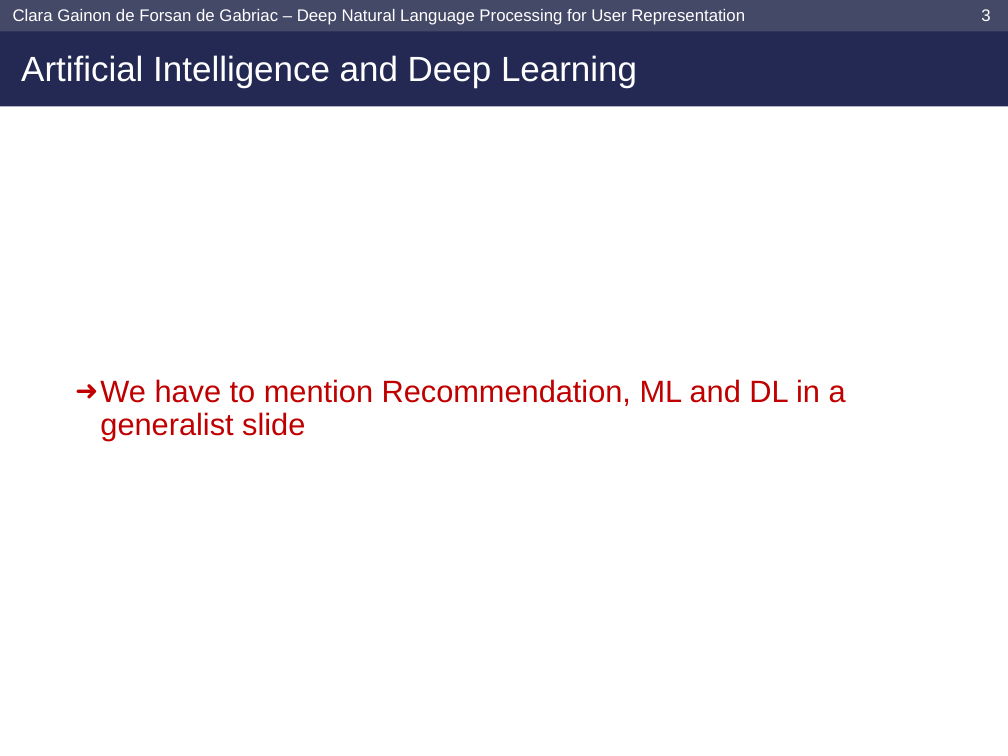
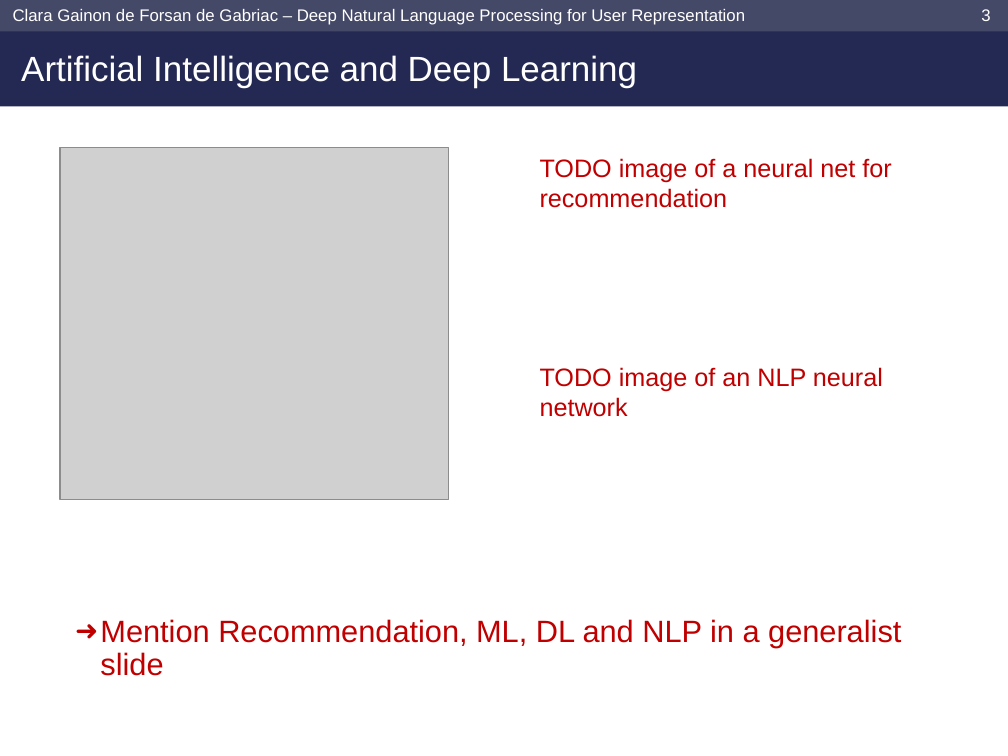
Before and after one commit to clara-gdef/defense, a slide deck: slide 4 of defense.pptx. Drawn at 1008x756 pixels with LibreOffice and Linux fonts; fonts in the diff are those of the drawing; grey boxes stand for pictures; background and template pictures are left out. Boxes give left, top, right and bottom in pixels: in the first picture for what was removed or moved away, otherwise in the second. Text is boxed around its words. In the diff, an @@ line names an element or a change of style, - is before the commit and + after.

Commit message:
wip

```diff
--- a/defense.pptx
+++ b/defense.pptx
@@ picture added at (60,147,449,499) @@
@@ text added at (540,158,891,208), 18 pt, text #C00000 @@
+TODO image of a neural net for recommendation
@@ text added at (540,367,883,417), 18 pt, text #C00000 @@
+TODO image of an NLP neural network
@@ text at (100,619,901,676): text changed @@
-➜ We have to mention Recommendation, ML and DL in a generalist slide
+➜ Mention Recommendation, ML, DL and NLP in a generalist slide
```
Also in this commit, not shown: 17 other slides changed, 2 slides added, 3 slides removed.
